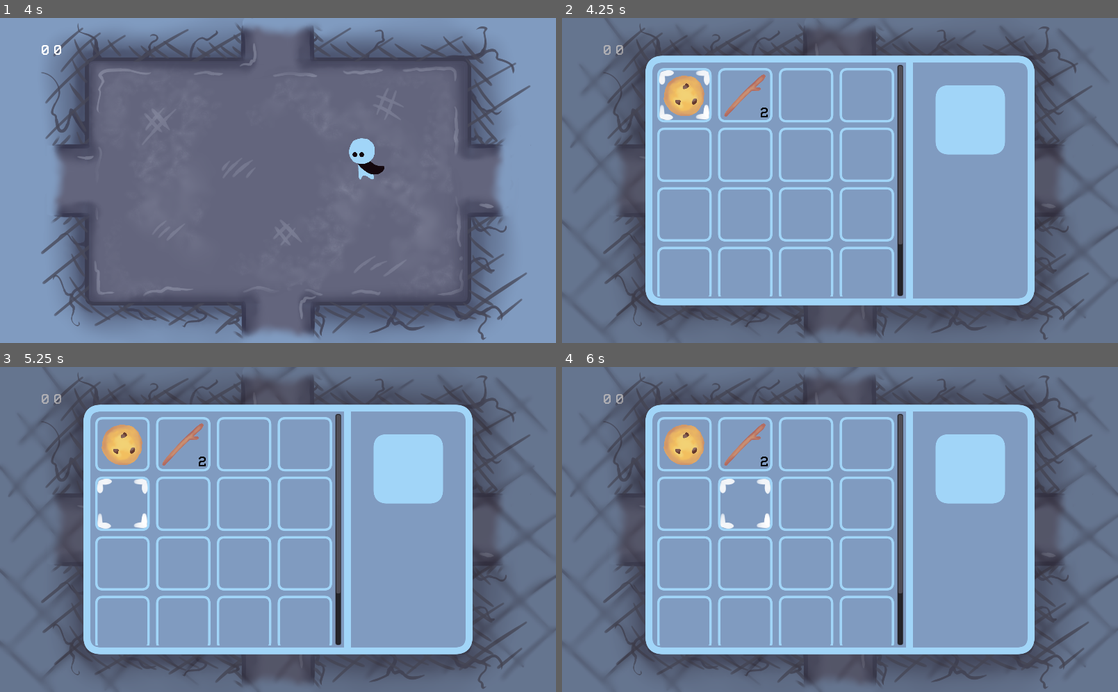
Above: before the commit, frames 1-4 (two rows, left to right).
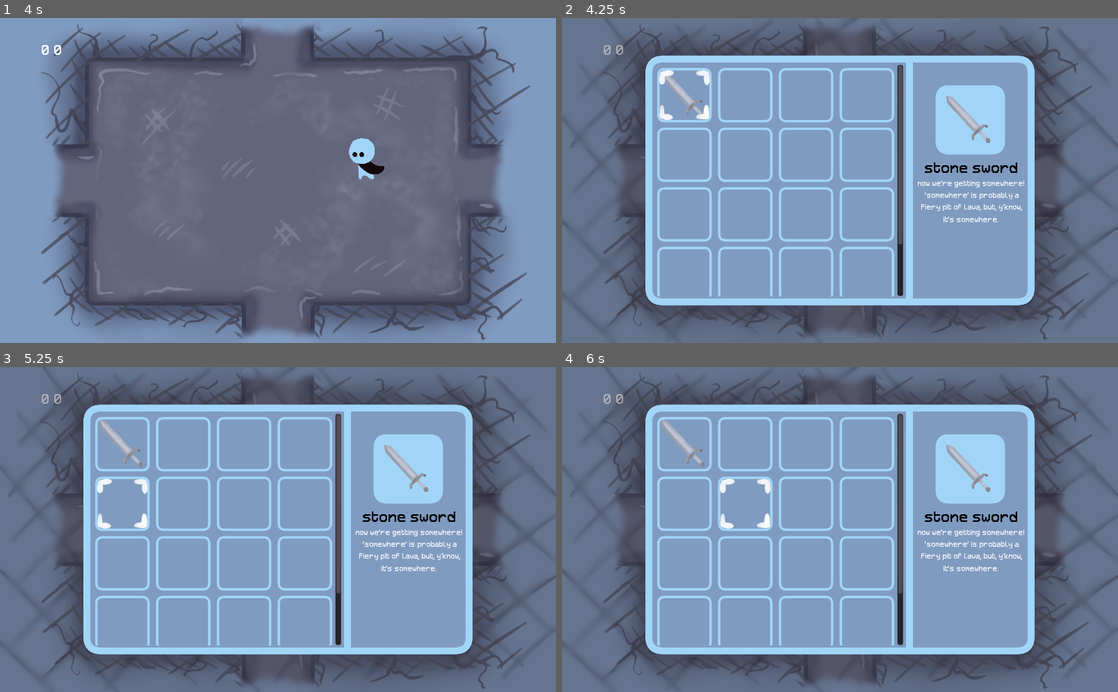
Above: after the commit, the same moments.

Repository: bucketfish/box-arena
Game: Godot game, scene res://base.tscn
Same seed, same stepped clock (60 frames per second), same inputs: the game is played once before the commit and once after it.
Inputs:
- Up to frame 1 (4 s): hold Right (right) 0.53-1.28 s; tap X (attack) at 0.6, 2.1, 3.6 s; hold Down (down) 1.28-2.03 s; tap Z (pickup) at 1.35, 2.85 s; hold Right (right) 2.03-2.78 s; hold Up (ui_up) 2.78-3.53 s; hold Left (left) from 3.53 s (still down)
- Up to frame 2 (4.25 s): keep holding Left (left); tap Shift (inventory) at 4.15 s
- Up to frame 3 (5.25 s): tap Z (pickup) at 4.35 s; tap Enter at 5 s; release Left (left) at 5.03 s; hold Down (down) from 5.03 s (still down); tap X (attack) at 5.1 s
- Up to frame 4 (6 s): tap Space at 5.75 s; release Down (down) at 5.78 s; hold Right (right) from 5.78 s (still down); tap Z (pickup) at 5.85 s

Frame 1 is identical in both runs. In frame 2, 1.9% of the frame differs, in the area x 17-84%, y 16-63%; in frame 3, 1.9%; in frame 4, 1.9%.

Commit message:
display info about item

Diff:
--- a/base.tscn
+++ b/base.tscn
@@ -8,6 +8,16 @@
 [ext_resource path="res://assets/gui/inventory.png" type="Texture" id=6]
 [ext_resource path="res://gui/inventory.gd" type="Script" id=7]
 [ext_resource path="res://gui/row.tscn" type="PackedScene" id=8]
+[ext_resource path="res://assets/items/choco cookie.png" type="Texture" id=9]
+[ext_resource path="res://Retron2000.ttf" type="DynamicFontData" id=10]
+
+[sub_resource type="DynamicFont" id=8]
+size = 26
+font_data = ExtResource( 10 )
+
+[sub_resource type="DynamicFont" id=7]
+size = 14
+font_data = ExtResource( 10 )
 
 [sub_resource type="Animation" id=1]
 length = 0.001
@@ -213,6 +223,76 @@
 margin_top = 440.0
 margin_bottom = 552.0
 
+[node name="itemdisplay" type="Control" parent="gui/inventory"]
+margin_left = 695.0
+margin_top = 132.0
+margin_right = 807.0
+margin_bottom = 244.0
+rect_min_size = Vector2( 112, 112 )
+__meta__ = {
+"_edit_use_anchors_": false
+}
+
+[node name="sprite" type="Sprite" parent="gui/inventory/itemdisplay"]
+position = Vector2( 56, 56 )
+scale = Vector2( 0.18, 0.18 )
+texture = ExtResource( 9 )
+
+[node name="count" type="Label" parent="gui/inventory/itemdisplay"]
+anchor_left = 1.0
+anchor_top = 1.0
+anchor_right = 1.0
+anchor_bottom = 1.0
+margin_left = -40.0
+margin_top = -33.0
+custom_colors/font_color = Color( 0, 0, 0, 1 )
+custom_fonts/font = ExtResource( 4 )
+text = "10"
+align = 2
+__meta__ = {
+"_edit_use_anchors_": false
+}
+
+[node name="info" type="VBoxContainer" parent="gui/inventory"]
+margin_left = 653.0
+margin_top = 257.0
+margin_right = 853.0
+margin_bottom = 420.0
+rect_min_size = Vector2( 200, 0 )
+custom_constants/separation = 2
+__meta__ = {
+"_edit_use_anchors_": false
+}
+
+[node name="itemname" type="Label" parent="gui/inventory/info"]
+margin_right = 200.0
+margin_bottom = 35.0
+custom_colors/font_color = Color( 0, 0, 0, 1 )
+custom_constants/line_spacing = 0
+custom_fonts/font = SubResource( 8 )
+text = "wooden sword"
+align = 1
+valign = 1
+autowrap = true
+
+[node name="values" type="HBoxContainer" parent="gui/inventory/info"]
+margin_top = 37.0
+margin_right = 200.0
+margin_bottom = 37.0
+
+[node name="itemdesc" type="Label" parent="gui/inventory/info"]
+margin_top = 39.0
+margin_right = 200.0
+margin_bottom = 128.0
+custom_colors/font_color = Color( 1, 1, 1, 0.862745 )
+custom_fonts/font = SubResource( 7 )
+text = "it's a cookie, just that it has chocolate on it. congrats. you now have a choco cookie."
+align = 1
+autowrap = true
+__meta__ = {
+"_edit_use_anchors_": false
+}
+
 [node name="fade" type="CanvasLayer" parent="."]
 
 [node name="ColorRect" type="ColorRect" parent="fade"]
--- a/gui/inventory.gd
+++ b/gui/inventory.gd
@@ -8,6 +8,11 @@
 var row_scene = preload("res://gui/row.tscn")
 
 onready var curhighlight = $scroll/rowbox/row/item
+onready var itemdesc = $info/itemdesc
+onready var itemdisplay_name = $info/itemname
+onready var itemdisplay_sprite = $itemdisplay/sprite
+onready var itemdisplay_count = $itemdisplay/count
+
 
 # Called when the node enters the scene tree for the first time.
 func _ready():
@@ -19,9 +24,7 @@
 	shade.visible = visible
 	display(Persistent.carrying)
 
-	curhighlight.focused = false
-	row[0].col[0].focused = true
-	curhighlight = row[0].col[0]
+	focus_on(row[0].col[0])
 
 func display(items):
 	var items_dict = Functions.sort_inventory(items)
@@ -58,18 +61,27 @@
 func _input(event):
 	if visible == true:
 		if Input.is_action_just_pressed("ui_up") && curhighlight.up:
-			curhighlight.focused = false
-			curhighlight.up.focused = true
-			curhighlight = curhighlight.up
+			focus_on(curhighlight.up)
+
 		elif Input.is_action_just_pressed("ui_down") && curhighlight.down:
-			curhighlight.focused = false
-			curhighlight.down.focused = true
-			curhighlight = curhighlight.down
+			focus_on(curhighlight.down)
 		elif Input.is_action_just_pressed("ui_left") && curhighlight.left:
-			curhighlight.focused = false
-			curhighlight.left.focused = true
-			curhighlight = curhighlight.left
+			focus_on(curhighlight.left)
 		elif Input.is_action_just_pressed("ui_right") && curhighlight.right:
-			curhighlight.focused = false
-			curhighlight.right.focused = true
-			curhighlight = curhighlight.right
+			focus_on(curhighlight.right)
+
+
+func focus_on(newfocus):
+	curhighlight.focused = false
+	newfocus.focused = true
+	curhighlight = newfocus
+
+	if curhighlight.itemname:
+		itemdesc.text = Data.items[curhighlight.itemname]["desc"]
+
+		itemdisplay_sprite.texture = load("res://assets/items/" + curhighlight.itemname + ".png")
+		if curhighlight.countint == 1:
+			itemdisplay_count.text = ""
+		else:
+			itemdisplay_count.text = str(curhighlight.countint)
+		itemdisplay_name.text = curhighlight.itemname
--- a/gui/item.gd
+++ b/gui/item.gd
@@ -11,11 +11,6 @@
 var itemname
 var countint = 1
 
-export var left_path:NodePath setget setnode_left
-export var right_path:NodePath setget setnode_right
-export var up_path:NodePath setget setnode_up
-export var down_path:NodePath setget setnode_down
-
 var left
 var right
 var up
@@ -26,30 +21,7 @@
 # Called when the node enters the scene tree for the first time.
 func _ready():
 	highlight(false) # Replace with function body.
-	setnode_left(left_path)
-	setnode_right(right_path)
-	setnode_up(up_path)
-	setnode_down(down_path)
 
-func setnode_left(path):
-	if path:
-		left = get_node(path)
-		left_path = path
-
-func setnode_right(path):
-	if path:
-		right = get_node(path)
-		right_path = path
-
-func setnode_down(path):
-	if path:
-		down = get_node(path)
-		down_path = path
-
-func setnode_up(path):
-	if path:
-		up = get_node(path)
-		up_path = path
 
 func prep_display():
 	if itemname:
--- a/gui/row.gd
+++ b/gui/row.gd
@@ -6,7 +6,11 @@
 	connect_focuses()
 
 func connect_focuses():
-	pass
+	for num in range(0, 4):
+		if num != 0:
+			col[num].left = col[num-1]
+		if num != 3:
+			col[num].right = col[num+1]
 
 
 # Called every frame. 'delta' is the elapsed time since the previous frame.
--- a/gui/row.tscn
+++ b/gui/row.tscn
@@ -20,21 +20,15 @@
 centered = false
 
 [node name="item" parent="." instance=ExtResource( 3 )]
-right_path = NodePath("../item2")
 
 [node name="item2" parent="." instance=ExtResource( 3 )]
 margin_left = 112.0
 margin_right = 224.0
-left_path = NodePath("../item")
-right_path = NodePath("../item3")
 
 [node name="item3" parent="." instance=ExtResource( 3 )]
 margin_left = 224.0
 margin_right = 336.0
-left_path = NodePath("../item2")
-right_path = NodePath("../item4")
 
 [node name="item4" parent="." instance=ExtResource( 3 )]
 margin_left = 336.0
 margin_right = 448.0
-left_path = NodePath("../item3")
--- a/persistent.gd
+++ b/persistent.gd
@@ -22,7 +22,7 @@
 				'-10 -10': {'name': 'puffpuffiepuff', 'alive': true}}
 var seenbosses = []
 
-var carrying = ["choco cookie", "wooden stick", "wooden stick"]
+var carrying = ["stone sword"]
 var health = 5
 var energy = 5
 var damage = 0
Not shown: 1 places in base.tscn that only renumber resources
